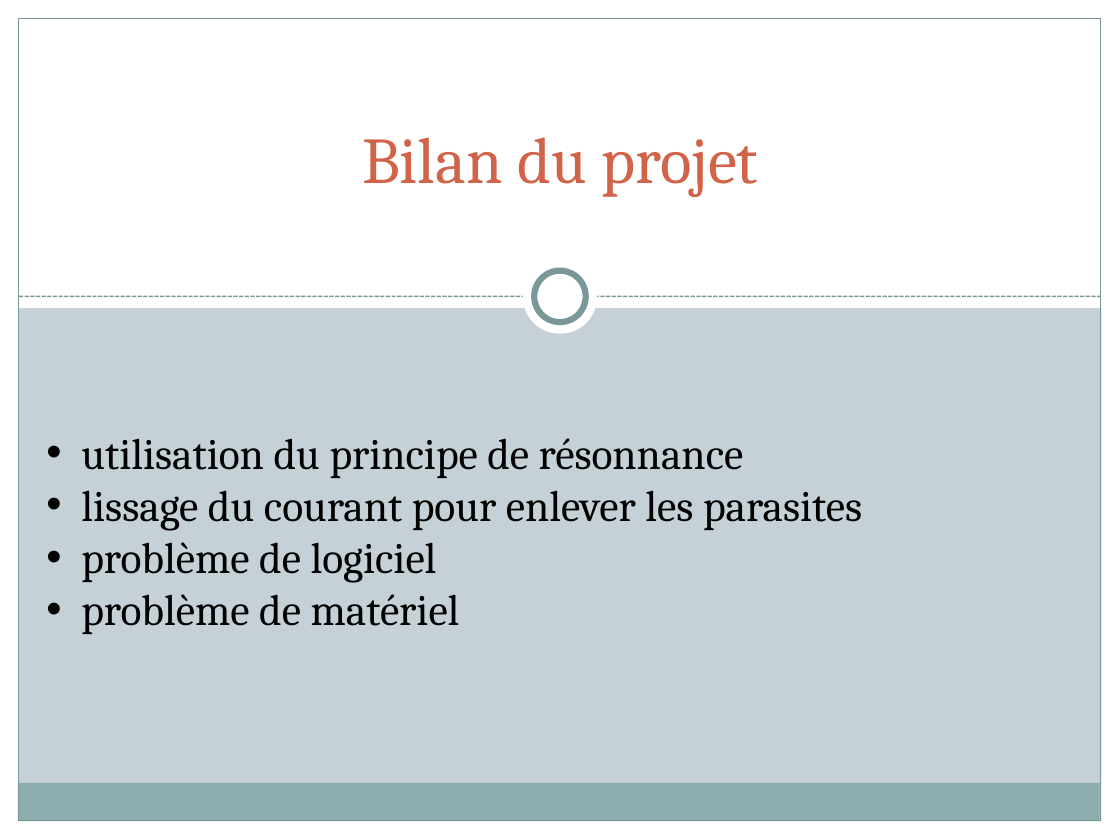
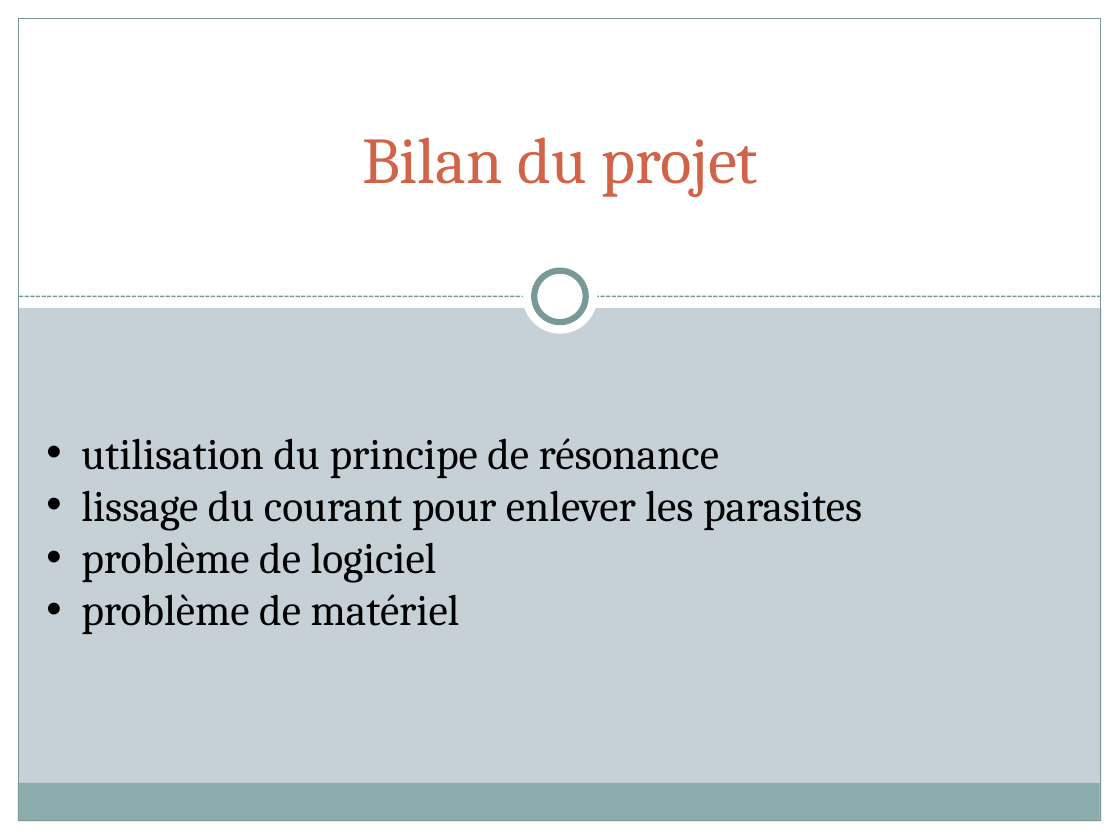
Before and after one commit to Dassoncity/SmartPatate, a slide deck: slide 6 of Projet Smart Patate.pptx. Drawn at 1120x840 pixels with LibreOffice and Linux fonts; fonts in the diff are those of the drawing. Boxes give left, top, right and bottom in pixels: in the first picture for what was removed or moved away, otherwise in the second. Text is boxed around its words. In the diff, an @@ line names an element or a change of style, - is before the commit and + after.

```diff
--- a/Projet Smart Patate.pptx
+++ b/Projet Smart Patate.pptx
@@ text at box(81, 438, 719, 478): text changed @@
-• utilisation du principe de résonnance
+• utilisation du principe de résonance
```
Also in this commit, not shown: 2 other slides changed, 1 slide added.
